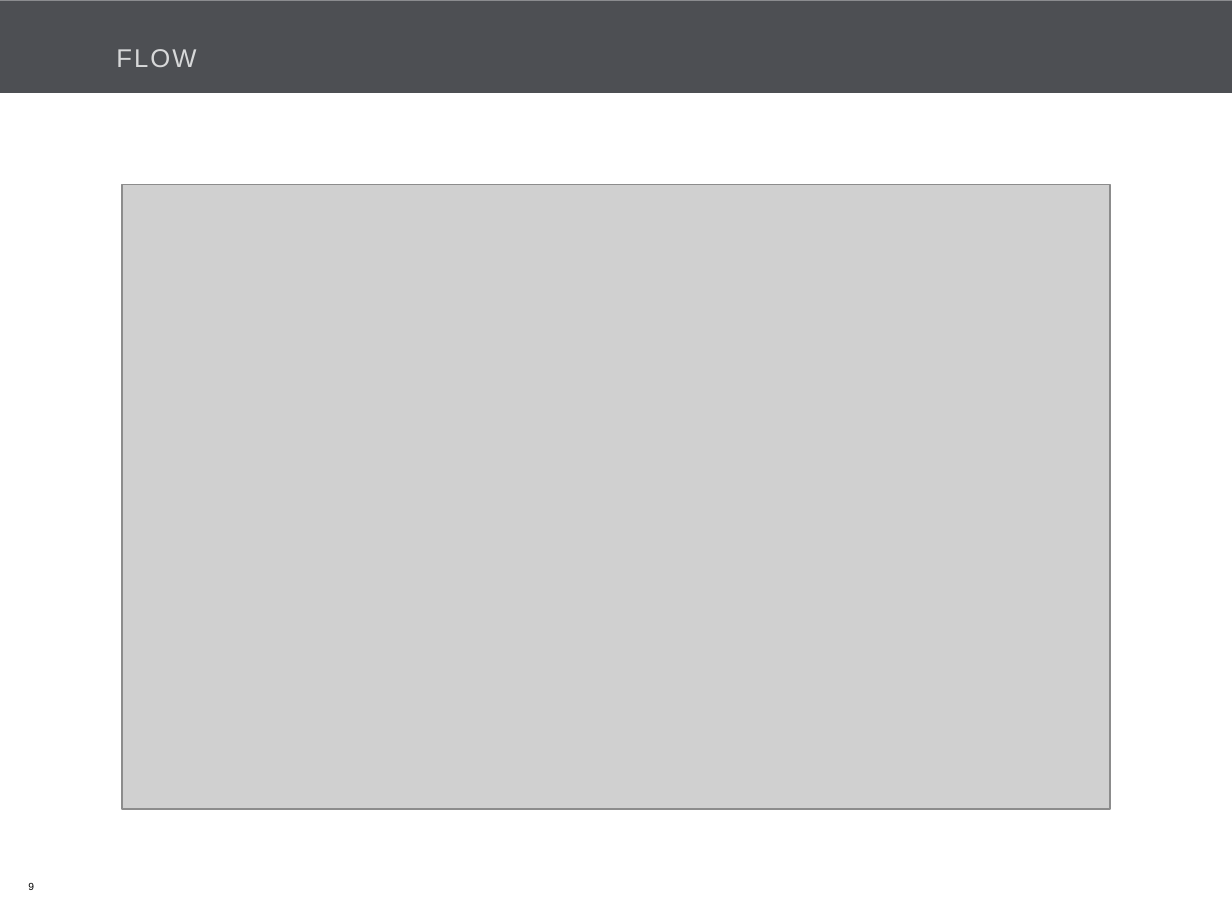
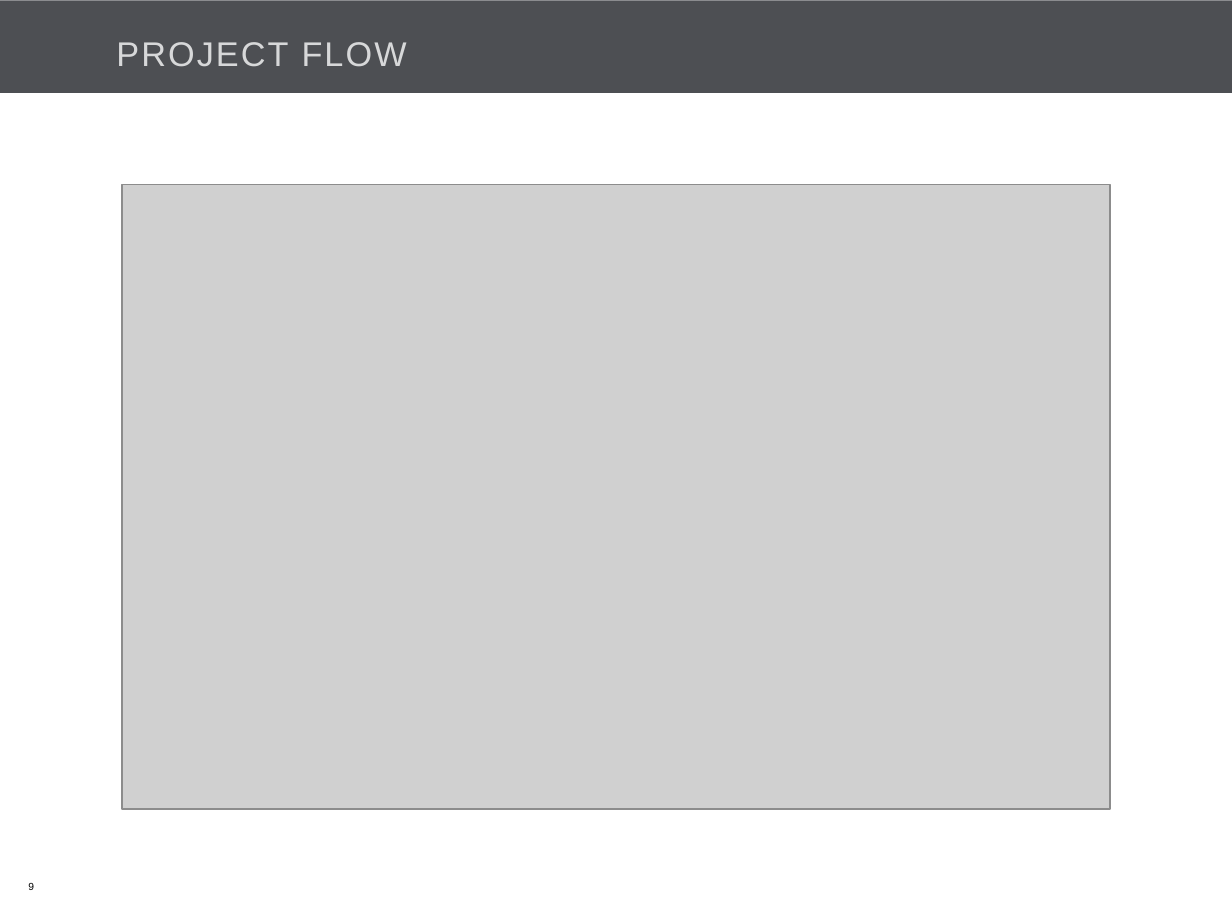
Before and after one commit to Bajarangi/demo, a slide deck: slide 9 of trunk/EasiCab/Documents/EASiCab_POC_kick off.pptx. Drawn at 1232x924 pixels with LibreOffice and Linux fonts; fonts in the diff are those of the drawing; grey boxes stand for pictures; background and template pictures are left out. Boxes give left, top, right and bottom in pixels: in the first picture for what was removed or moved away, otherwise in the second. Text is boxed around its words. In the diff, an @@ line names an element or a change of style, - is before the commit and + after.

```diff
--- a/trunk/EasiCab/Documents/EASiCab_POC_kick off.pptx
+++ b/trunk/EasiCab/Documents/EASiCab_POC_kick off.pptx
@@ title at <box>116,42,407,67</box>: text changed; size 15 to 20 pt @@
-FLOW
+PROJECT FLOW
```
Also in this commit, not shown: 19 other slides changed, 1 slide added.
